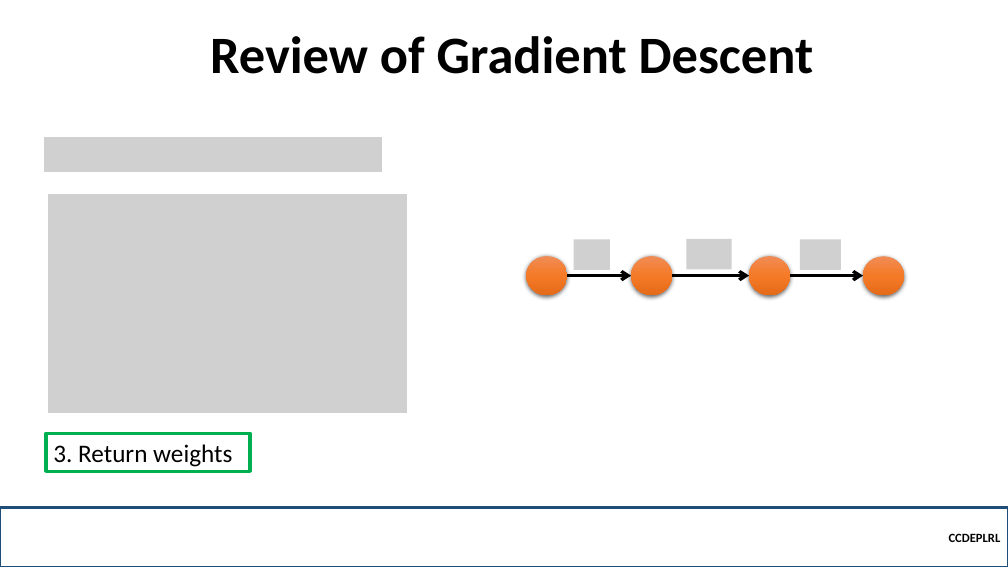
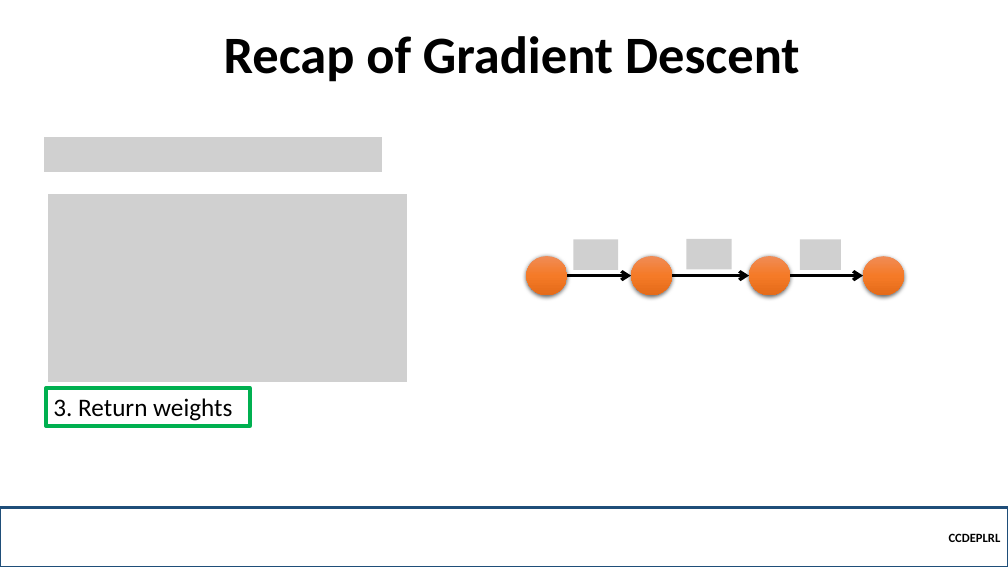
Before and after one commit to robitussin/CCDEPLRL, a slide deck: slide 10 of Week 3 - Neural Networks in Practice/Mini-Batches.pptx (slide 9 before the commit). Drawn at 1008x567 pixels with LibreOffice and Linux fonts; fonts in the diff are those of the drawing; grey boxes stand for pictures; background and template pictures are left out. Boxes give left, top, right and bottom in pixels: in the first picture for what was removed or moved away, otherwise in the second. Text is boxed around its words. In the diff, an @@ line names an element or a change of style, - is before the commit and + after.

```diff
--- a/Week 3 - Neural Networks in Practice/Mini-Batches.pptx
+++ b/Week 3 - Neural Networks in Practice/Mini-Batches.pptx
@@ title at bbox=[224, 36, 800, 82]: text changed @@
-Review of Gradient Descent
+Recap of Gradient Descent
@@ picture: place and size @@
-picture at bbox=[46, 193, 409, 414]
+picture at bbox=[46, 193, 409, 383]
@@ picture: place and size @@
-picture at bbox=[574, 240, 610, 270]
+picture at bbox=[574, 240, 619, 270]
@@ rectangle "3. Return weights": place and size @@
-rectangle "3. Return weights" at bbox=[46, 433, 250, 471]
+rectangle "3. Return weights" at bbox=[46, 388, 250, 426]
```
Also in this commit, not shown: 8 other slides changed, 7 slides added, 1 other file.
